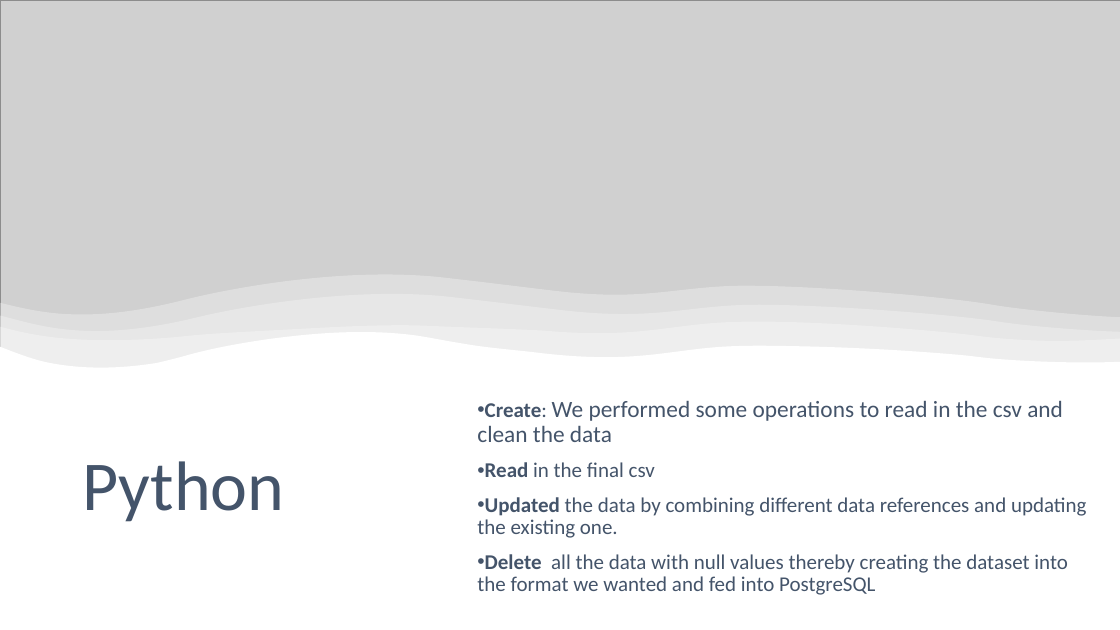
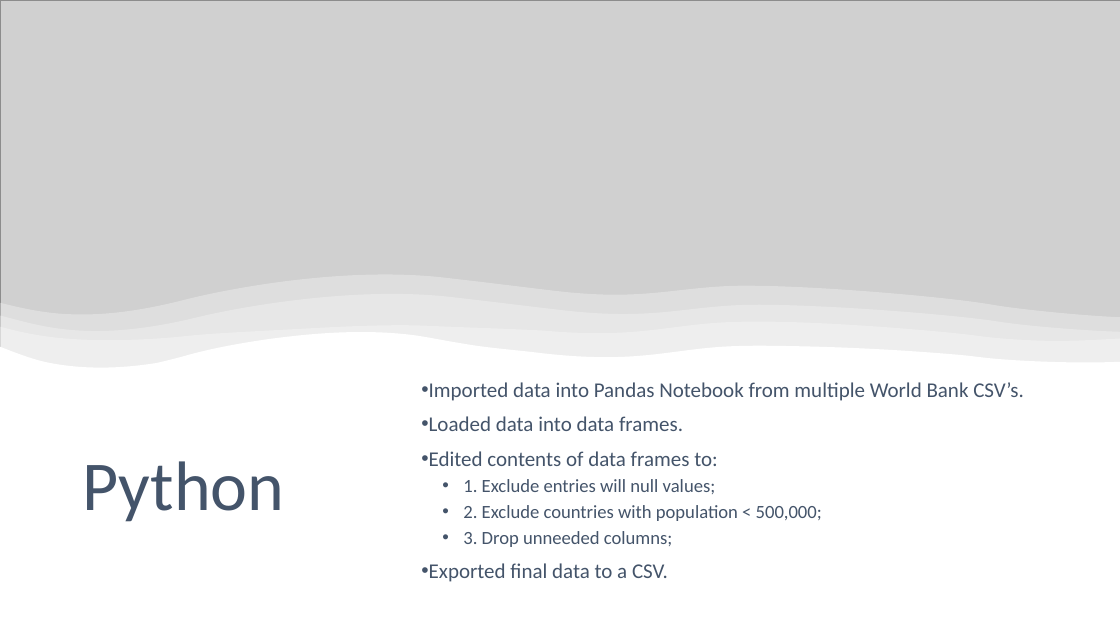
Before and after one commit to oli124/Project3_OliverK_UfuomaA, a slide deck: slide 5 of Project 3 Oliver King and Ufuoma Atakere-ufilolo.pptx. Drawn at 1120x630 pixels with LibreOffice and Linux fonts; fonts in the diff are those of the drawing; grey boxes stand for pictures. Boxes give left, top, right and bottom in pixels: in the first picture for what was removed or moved away, otherwise in the second. Text is boxed around its words. In the diff, an @@ line names an element or a change of style, - is before the commit and + after.

```diff
--- a/Project 3 Oliver King and Ufuoma Atakere-ufilolo.pptx
+++ b/Project 3 Oliver King and Ufuoma Atakere-ufilolo.pptx
@@ text at [429, 382, 1024, 582]: text changed @@
-• Create: We performed some operations to read in the csv and clean the data
-• Read in the final csv
-• Updated the data by combining different data references and updating the existing one.
-• Delete all the data with null values thereby creating the dataset into the format we wanted and fed into PostgreSQL
+• Imported data into Pandas Notebook from multiple World Bank CSV’s.
+• Loaded data into data frames.
+• Edited contents of data frames to:
+  • 1. Exclude entries will null values;
+  • 2. Exclude countries with population < 500,000;
+  • 3. Drop unneeded columns;
+• Exported final data to a CSV.
```
Also in this commit, not shown: 5 other slides changed, 2 slides added, 3 slides removed, 1 other file.
